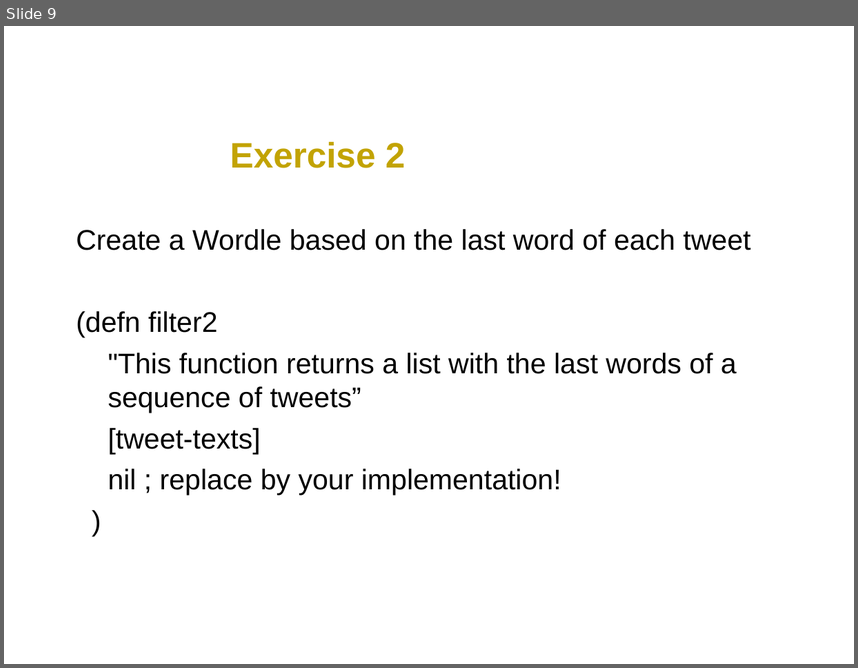
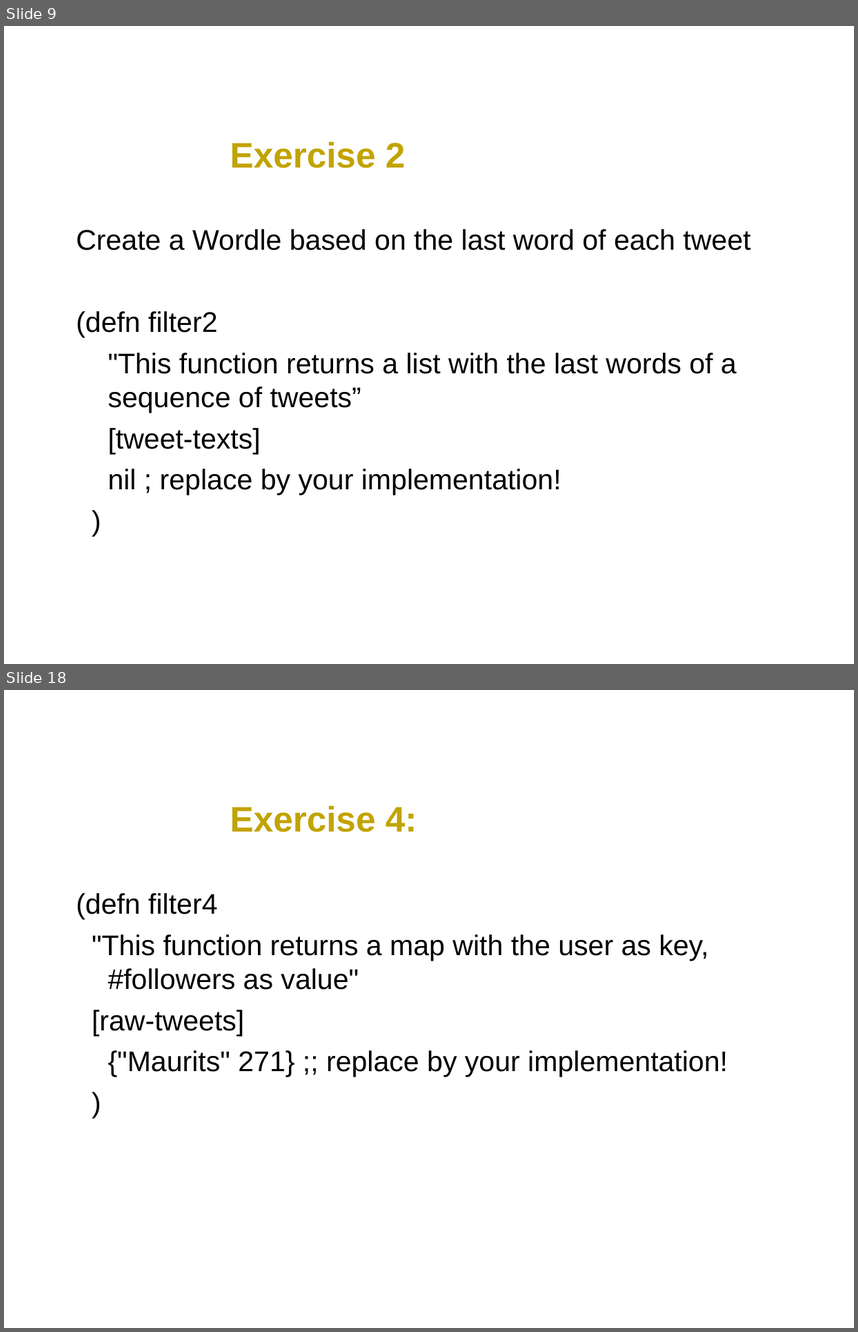
Before and after one commit to svdberg/ClojureJFall2011, a slide deck: ClojureWorkshop.ppt. Shown one above the other, each under a label of ours: slide 9 before the commit, slides 9 and 18 after it; the slides between them are not shown. The pictures are 858x668 and 858x1332 pixels, drawn with LibreOffice and Linux fonts; fonts in the diff are those of the drawing; background and template pictures are left out. Boxes give left, top, right and bottom in pixels: in the first picture for what was removed or moved away, otherwise in the second. Text is boxed around its words. In the diff, an @@ line names an element or a change of style, - is before the commit and + after.

```diff
--- a/ClojureWorkshop.ppt
+++ b/ClojureWorkshop.ppt
@@ slide 18 added at (x1=4, y1=690, x2=854, y2=1328), background #FFFFFF @@
@@ title added at (x1=230, y1=805, x2=417, y2=832), 30 pt, text #C2A303, bold @@
+Exercise 4:
@@ text added at (x1=76, y1=893, x2=728, y2=1077), 24 pt, text #000000 @@
+(defn filter4
+"This function returns a map with the user as key, #followers as value"
+[raw-tweets]
+{"Maurits" 271} ;; replace by your implementation!
+)
```
Also in this commit, not shown: 1 slide changed, 9 other slides added, 2 slides removed, 2 other files.
